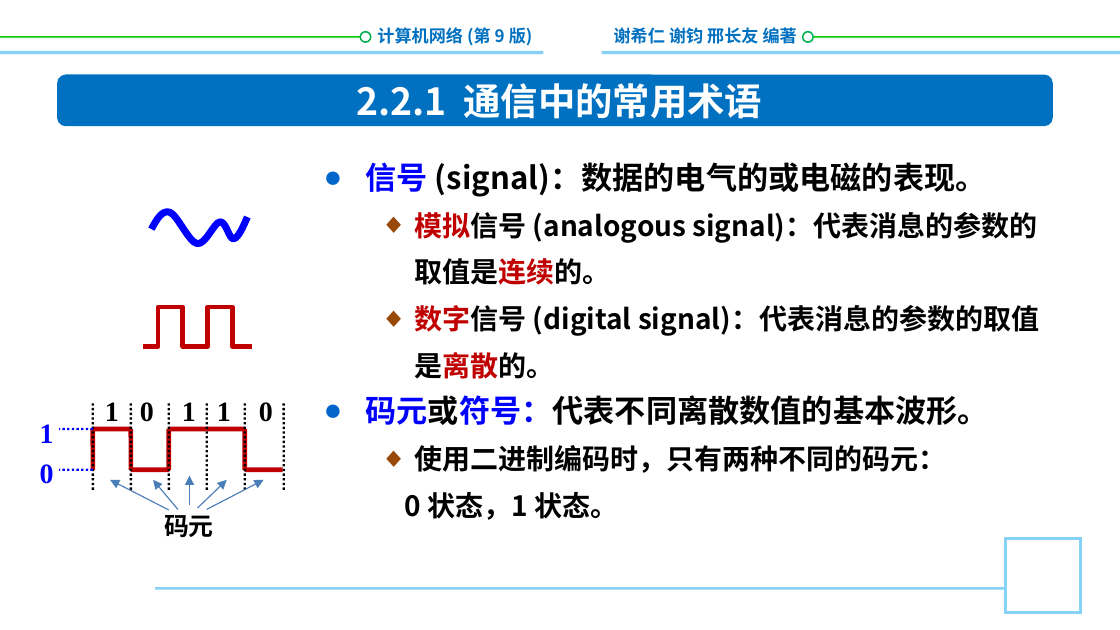
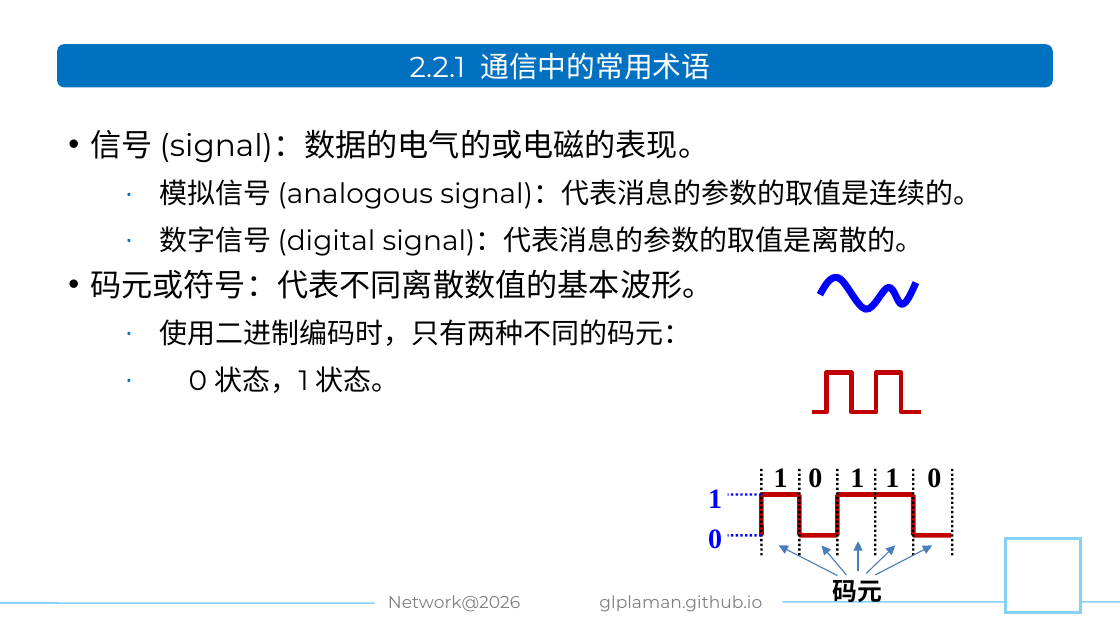
Before and after one commit to glplaman/glplaman.github.io, a slide deck: slide 8 of network/ppt/52785PPT课件/第2章.pptx. Drawn at 1120x630 pixels with LibreOffice and Linux fonts; fonts in the diff are those of the drawing; background and template pictures are left out. Boxes give left, top, right and bottom in pixels: in the first picture for what was removed or moved away, otherwise in the second. Text is boxed around its words. In the diff, an @@ line names an element or a change of style, - is before the commit and + after.

Commit message:
network

```diff
--- a/network/ppt/52785PPT课件/第2章.pptx
+++ b/network/ppt/52785PPT课件/第2章.pptx
@@ text removed at bbox=[377, 27, 533, 46] @@
-计算机网络 (第 9 版)
@@ rectangle removed at bbox=[543, 16, 601, 73] @@
@@ text removed at bbox=[614, 25, 797, 48] @@
-谢希仁 谢钧 邢长友 编著
@@ line removed from (0, 37) to (363, 37) @@
@@ line removed from (0, 53) to (1120, 53) @@
@@ rounded rectangle: place and size @@
-rounded rectangle at bbox=[57, 75, 1053, 127]
+rounded rectangle at bbox=[57, 44, 1053, 87]
@@ text "2.2.1 通信中的常用术语": place and size @@
-text "2.2.1 通信中的常用术语" at bbox=[356, 83, 763, 119]
+text "2.2.1 通信中的常用术语" at bbox=[410, 52, 710, 80]
@@ text "2.2.1 通信中的常用术语" at bbox=[410, 52, 710, 80]: size 24 to 18.5 pt, font Noto Sans CJK SC to Montserrat, bold off; less space between paragraphs @@
@@ ellipse removed at bbox=[361, 31, 371, 41] @@
@@ ellipse removed at bbox=[803, 31, 813, 41] @@
@@ line removed from (805, 37) to (1120, 37) @@
@@ text "信号 (signal)：数据的电气的或电磁的表现。": place and size @@
-text "信号 (signal)：数据的电气的或电磁的表现。" at bbox=[366, 162, 1039, 520]
+text "信号 (signal)：数据的电气的或电磁的表现。" at bbox=[90, 129, 981, 393]
@@ text "信号 (signal)：数据的电气的或电磁的表现。" at bbox=[90, 129, 981, 393]: font Noto Sans CJK SC to Montserrat, bold off; text colour #0000FF to #000000 in "信号", "码元或符号：代表不同离散数值的基本波形。"; text colour #C00000 to #000000 in "模拟信号 signal)：代表消息的参数的取值是连续的。", "数字信号 signal)：代表消息的参数的取值是离散的。"; bullet ● to •; bullet ◆ to ·; bullet colour #984807 to #0070C0; bullet none to · @@
@@ 17 lines, 5 arrows, 4 texts, 2 freeform shapes: place and size @@
-17 lines, 5 arrows, 4 texts, 2 freeform shapes at bbox=[40, 209, 283, 537]
+17 lines, 5 arrows, 4 texts, 2 freeform shapes at bbox=[708, 276, 952, 603]
@@ line removed from (156, 588) to (1006, 588) @@
@@ text added at bbox=[388, 595, 520, 612], 11 pt, text #808080 @@
+Network@2026
@@ text added at bbox=[599, 595, 762, 612], 11 pt, text #808080 @@
+glplaman.github.io
@@ line added from (0, 603) to (396, 603), #85D1F7 1 pt @@
@@ line added from (724, 601) to (1120, 601), #85D1F7 1 pt @@
```
Also in this commit, not shown: 76 other slides changed, 8 other files.
